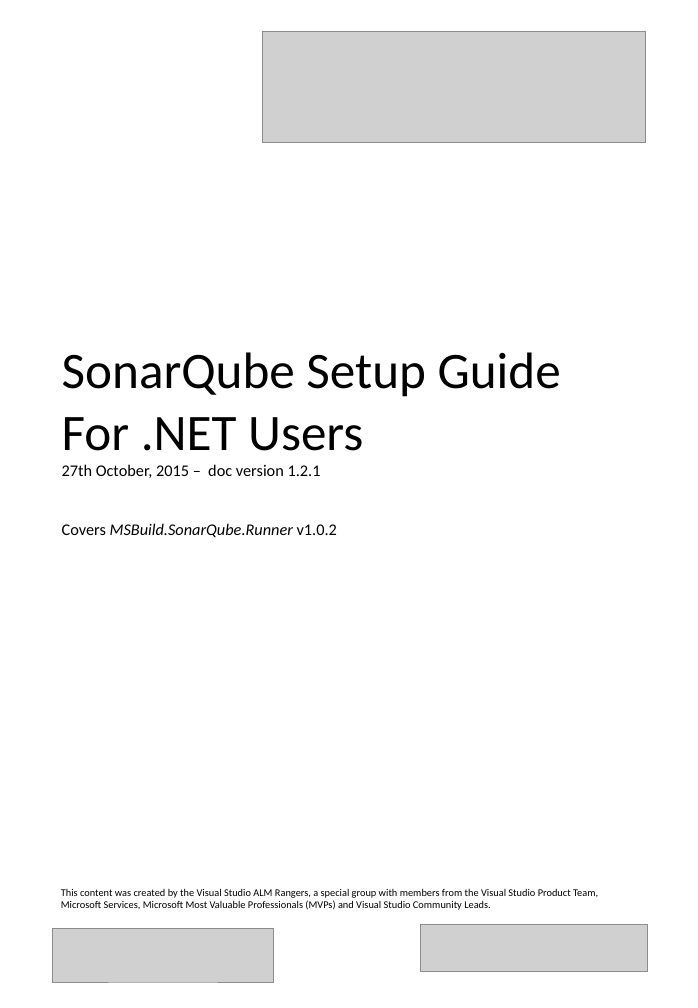
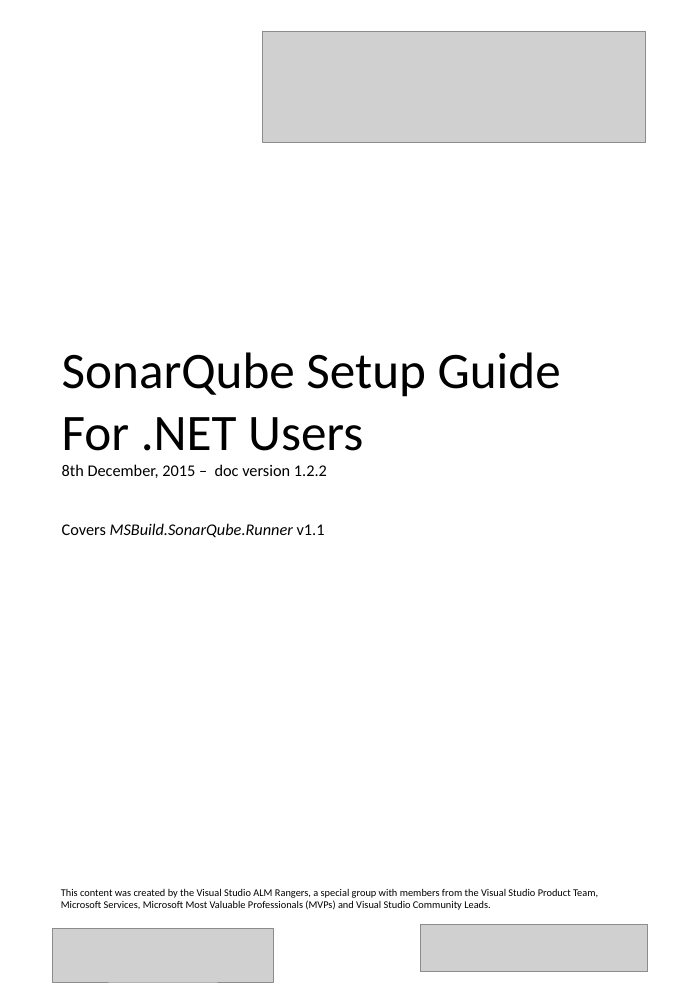
Before and after one commit to SonarSource/sonar-.net-documentation, a slide deck: slide 1 of cover.pptx. Drawn at 698x1008 pixels with LibreOffice and Linux fonts; fonts in the diff are those of the drawing; grey boxes stand for pictures. Boxes give left, top, right and bottom in pixels: in the first picture for what was removed or moved away, otherwise in the second. Text is boxed around its words. In the diff, an @@ line names an element or a change of style, - is before the commit and + after.

Commit message:
Update documentation cover for v1.1 release

```diff
--- a/cover.pptx
+++ b/cover.pptx
@@ title at (62,352,561,537): text changed @@
-SonarQube Setup Guide For .NET Users
-27th October, 2015 – doc version 1.2.1
-Covers MSBuild.SonarQube.Runner v1.0.2
+SonarQube Setup Guide For .NET Users
+8th December, 2015 – doc version 1.2.2
+Covers MSBuild.SonarQube.Runner v1.1
```
Also in this commit, not shown: 1 other file.
